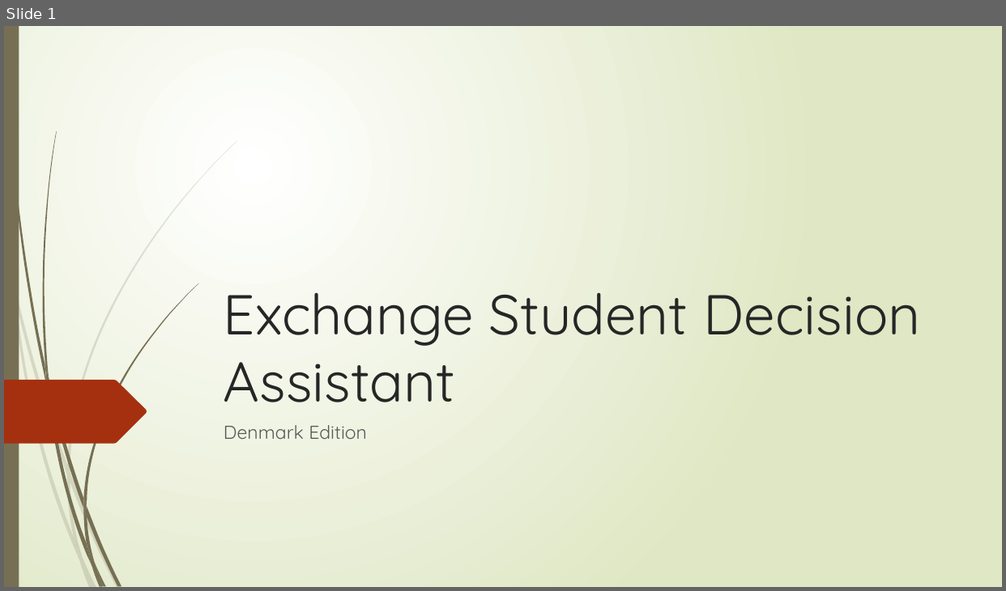
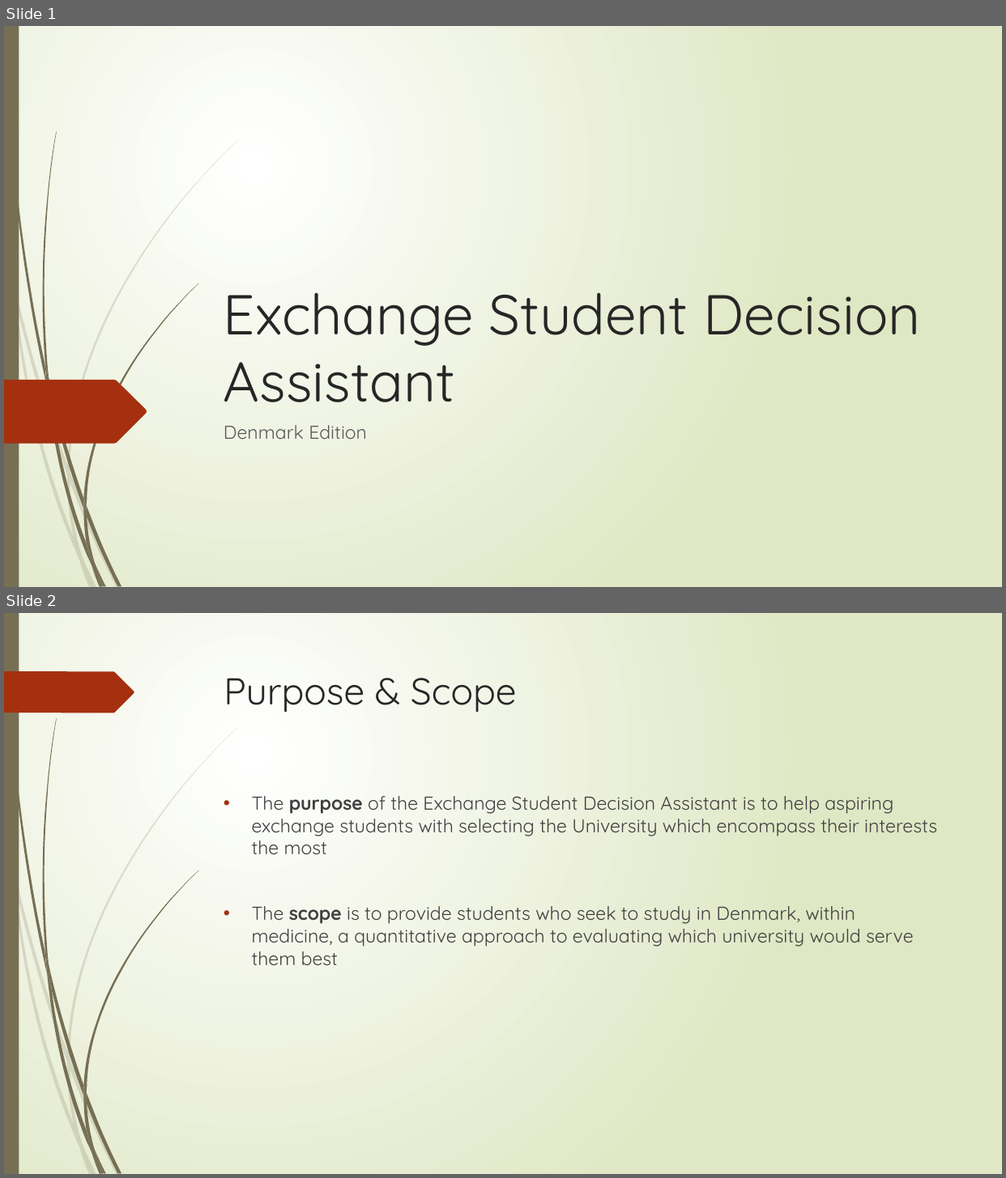
Before and after one commit to VintageVinyl/Coursera_Capstone, a slide deck: Exchange Student Decision Assistant.pptx. Shown one above the other, each under a label of ours: slide 1 before the commit, slides 1 and 2 after it. The pictures are 1006x591 and 1006x1178 pixels, drawn with LibreOffice and Linux fonts; fonts in the diff are those of the drawing. Boxes give left, top, right and bottom in pixels: in the first picture for what was removed or moved away, otherwise in the second. Text is boxed around its words. In the diff, an @@ line names an element or a change of style, - is before the commit and + after.

```diff
--- a/Exchange Student Decision Assistant.pptx
+++ b/Exchange Student Decision Assistant.pptx
@@ slide 2 added at (4,613,1002,1174), background gradient #FFFFFF to #DFE8C4; not listed: 23 template elements that a slide beside it also shows @@
@@ freeform shape added at (4,671,134,713), fill #A53010 @@
@@ title added at (224,678,517,713), 36 pt, text #262626 @@
+Purpose & Scope
@@ text added at (252,796,937,965), 18 pt, text #404040 @@
+• The purpose of the Exchange Student Decision Assistant is to help aspiring exchange students with selecting the University which encompass their interests the most
+• The scope is to provide students who seek to study in Denmark, within medicine, a quantitative approach to evaluating which university would serve them best
```
Also in this commit, not shown: 10 other slides added, 5 slides removed.
